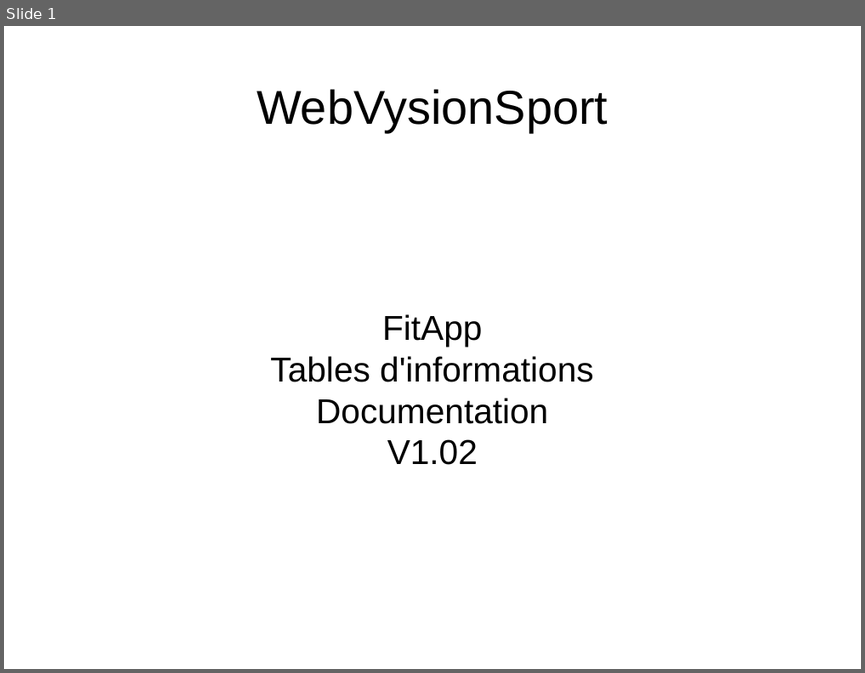
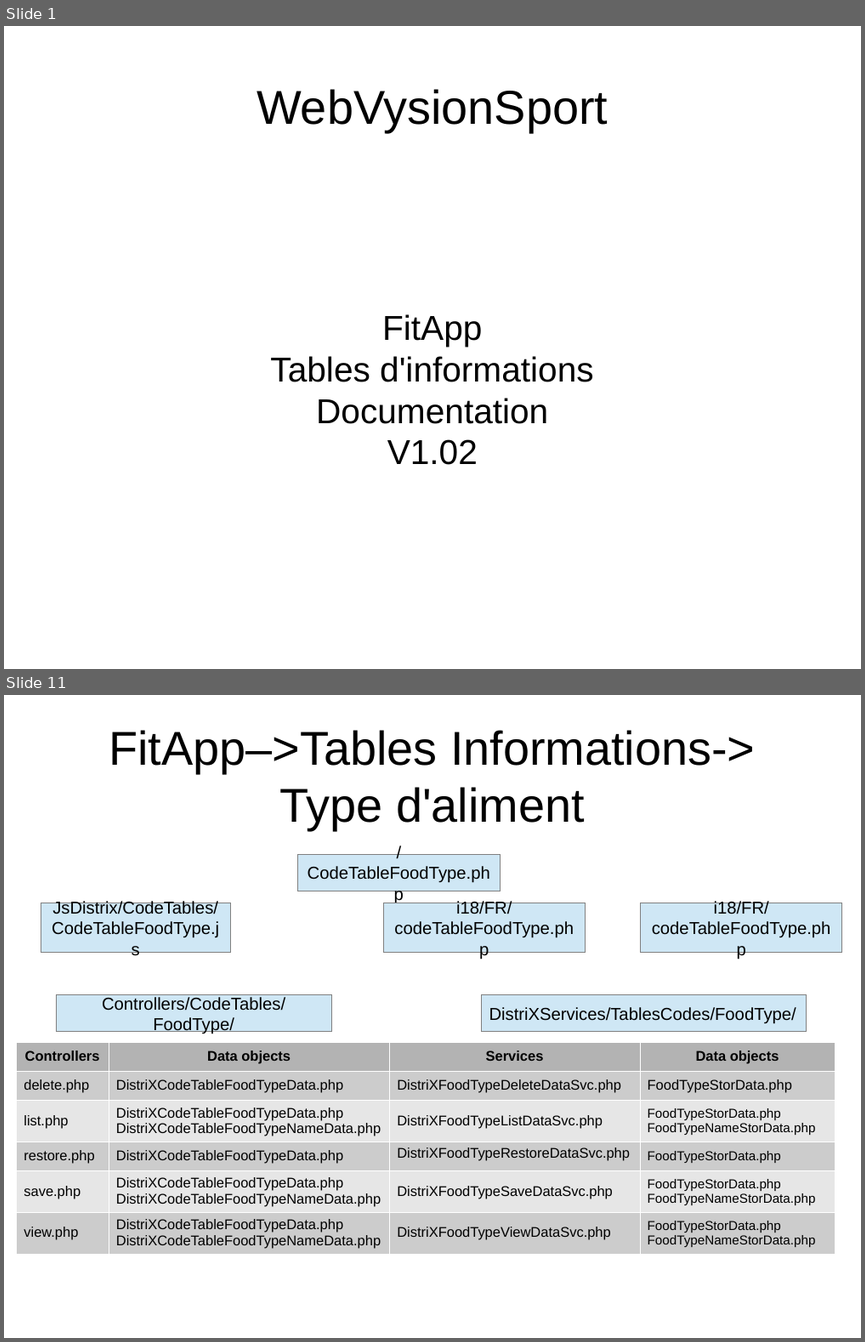
Before and after one commit to NicolasGavard/WebVysionSportV2, a slide deck: Documentations/FitApp - Table Informations v1.02.odp. Shown one above the other, each under a label of ours: slide 1 before the commit, slides 1 and 11 after it; the slides between them are not shown. The pictures are 865x673 and 865x1342 pixels, drawn with LibreOffice and Linux fonts; fonts in the diff are those of the drawing. Boxes give left, top, right and bottom in pixels: in the first picture for what was removed or moved away, otherwise in the second. Text is boxed around its words. In the diff, an @@ line names an element or a change of style, - is before the commit and + after.

Commit message:
Doc Table Codes

```diff
--- a/Documentations/FitApp - Table Informations v1.02.odp
+++ b/Documentations/FitApp - Table Informations v1.02.odp
@@ slide 11 added at (4, 695, 861, 1338), background #FFFFFF @@
@@ title added at (109, 730, 755, 830), 44 pt, text #000000 @@
+FitApp–>Tables Informations->
+Type d'aliment
@@ rectangle added at (298, 855, 500, 891), fill #CFE7F5, outline #808080 0 pt, 16 pt, text #000000 @@
+/CodeTableFoodType.php
@@ rectangle added at (41, 903, 230, 953), fill #CFE7F5, outline #808080 0 pt, 16 pt, text #000000 @@
+JsDistrix/CodeTables/
+CodeTableFoodType.js
@@ rectangle added at (383, 903, 585, 953), fill #CFE7F5, outline #808080 0 pt, 16 pt, text #000000 @@
+i18/FR/
+codeTableFoodType.php
@@ rectangle added at (641, 903, 842, 953), fill #CFE7F5, outline #808080 0 pt, 16 pt, text #000000 @@
+i18/FR/
+codeTableFoodType.php
@@ rectangle added at (56, 995, 331, 1032), fill #CFE7F5, outline #808080 0 pt, 16 pt, text #000000 @@
+Controllers/CodeTables/FoodType/
@@ rectangle added at (482, 995, 806, 1032), fill #CFE7F5, outline #808080 0 pt, 16 pt, text #000000 @@
+DistriXServices/TablesCodes/FoodType/
@@ table added at (17, 1042, 835, 1251), 6 rows, 4 columns @@
+Controllers | Data objects | Services | Data objects
+delete.php | DistriXCodeTableFoodTypeData.php | DistriXFoodTypeDeleteDataSvc.php | FoodTypeStorData.php
+list.php | DistriXCodeTableFoodTypeData.php DistriXCodeTableFoodTypeNameData.php | DistriXFoodTypeListDataSvc.php | FoodTypeStorData.php / FoodTypeNameStorData.php
+restore.php | DistriXCodeTableFoodTypeData.php | DistriXFoodTypeRestoreDataSvc.php | FoodTypeStorData.php
+save.php | DistriXCodeTableFoodTypeData.php DistriXCodeTableFoodTypeNameData.php | DistriXFoodTypeSaveDataSvc.php | FoodTypeStorData.php / FoodTypeNameStorData.php
+view.php | DistriXCodeTableFoodTypeData.php DistriXCodeTableFoodTypeNameData.php | DistriXFoodTypeViewDataSvc.php | FoodTypeStorData.php / FoodTypeNameStorData.php
```
Also in this commit, not shown: 7 slides changed, 2 other slides added.
